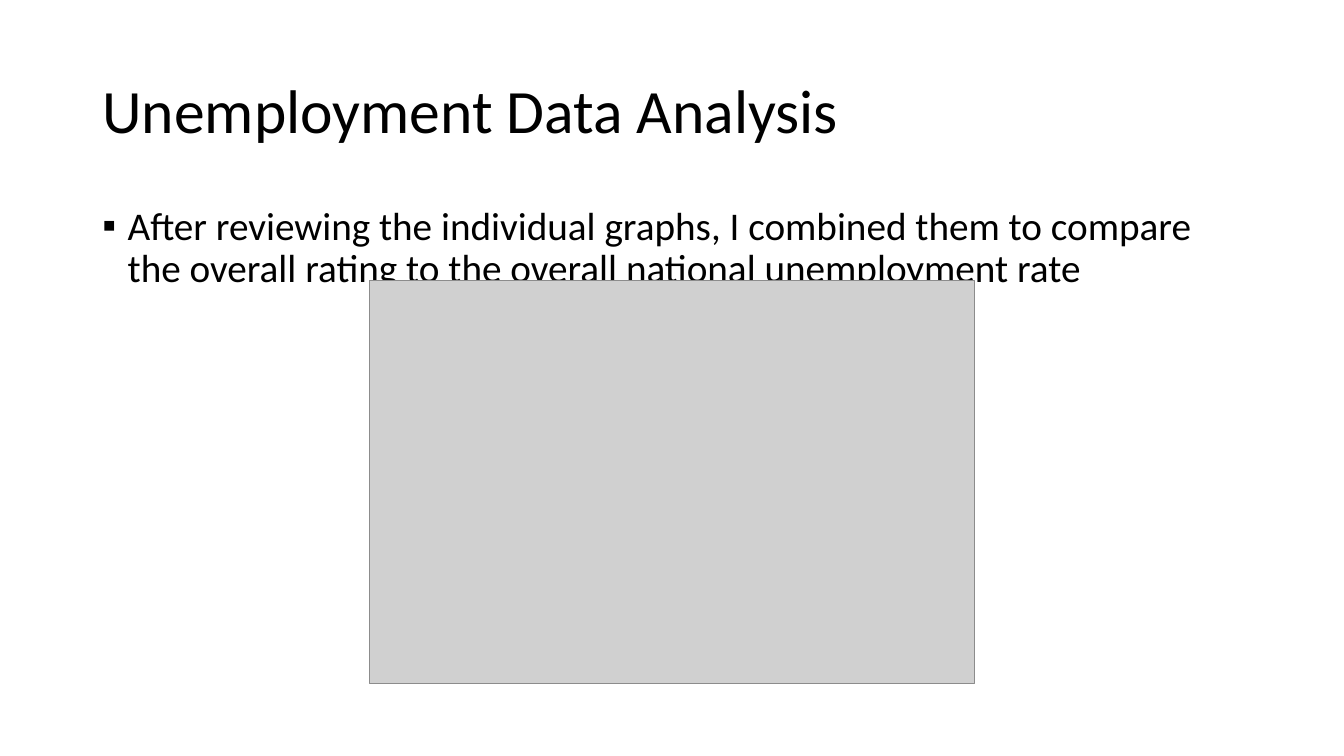
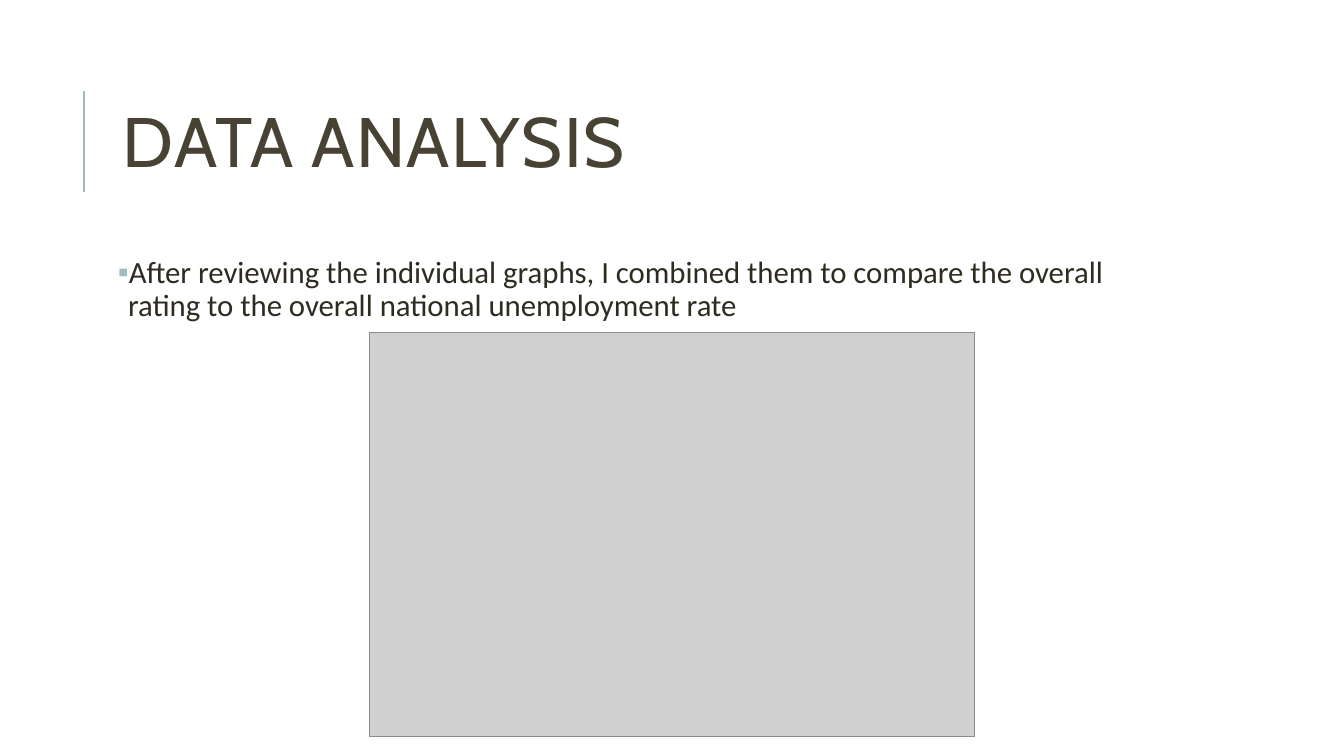
Before and after one commit to annabl38/Project_1, a slide deck: slide 18 of Happy People Presentation.pptx (slide 4 before the commit). Drawn at 1344x756 pixels with LibreOffice and Linux fonts; fonts in the diff are those of the drawing; grey boxes stand for pictures. Boxes give left, top, right and bottom in pixels: in the first picture for what was removed or moved away, otherwise in the second. Text is boxed around its words. In the diff, an @@ line names an element or a change of style, - is before the commit and + after.

```diff
--- a/Happy People Presentation.pptx
+++ b/Happy People Presentation.pptx
@@ line added from (84, 192) to (84, 91), #9CBEBD 1.5 pt @@
@@ title at (123,117,625,168): text changed; size 44 to 50 pt; font Calibri to Cabin; text colour #000000 to #474233 @@
-Unemployment Data Analysis
+DATA ANALYSIS
@@ text "After reviewing the individual graphs, ...": place and size @@
-text "After reviewing the individual graphs, ..." at (128,212,1191,292)
+text "After reviewing the individual graphs, ..." at (128,261,1103,322)
@@ text "After reviewing the individual graphs, ..." at (128,261,1103,322): size 28 to 22 pt, text colour #000000 to #2E2B21; indent changed; more space between paragraphs @@
@@ picture: place and size @@
-picture at (370,280,975,684)
+picture at (370,333,975,736)
```
Also in this commit, not shown: 5 other slides changed, 20 slides added.
